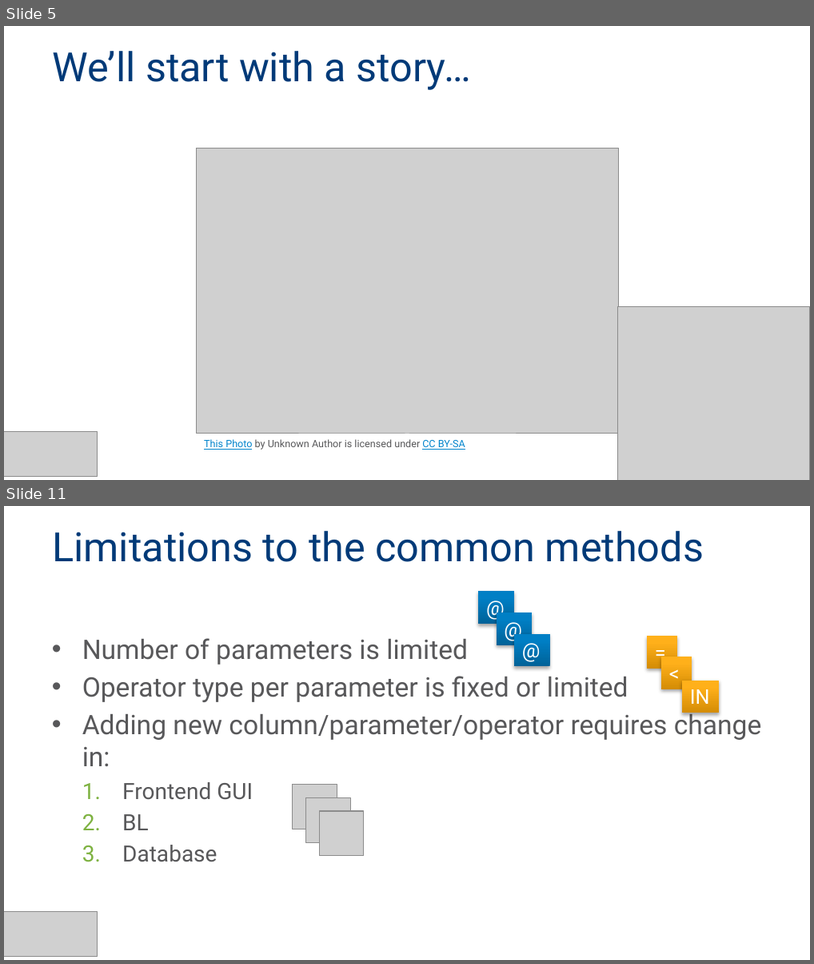
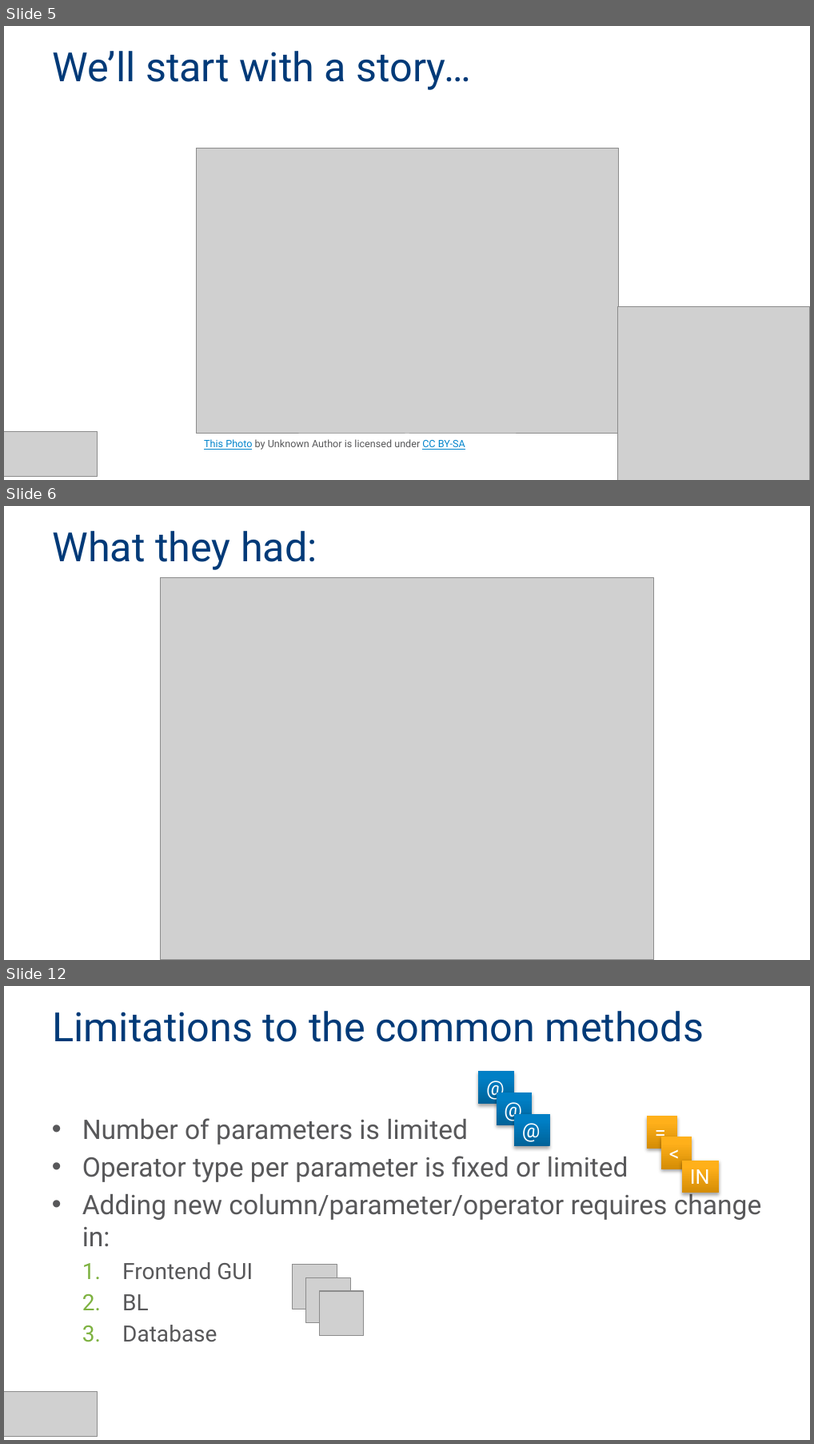
Before and after one commit to MadeiraData/DynamicFilters, a slide deck: DynamicFilters_Presentation_Eng.pptx. Shown one above the other, each under a label of ours: slides 5 and 11 before the commit, slides 5, 6 and 12 after it; the slides between them are not shown. The pictures are 814x964 and 814x1444 pixels, drawn with LibreOffice and Linux fonts; fonts in the diff are those of the drawing; grey boxes stand for pictures; background and template pictures are left out. Boxes give left, top, right and bottom in pixels: in the first picture for what was removed or moved away, otherwise in the second. Text is boxed around its words. In the diff, an @@ line names an element or a change of style, - is before the commit and + after.

```diff
--- a/DynamicFilters_Presentation_Eng.pptx
+++ b/DynamicFilters_Presentation_Eng.pptx
@@ slide 6 added at bbox=[4, 506, 810, 960], background #FFFFFF @@
@@ title added at bbox=[52, 531, 318, 570], 36 pt, text #003A78 @@
+What they had:
@@ picture added at bbox=[161, 578, 654, 960] @@
@@ what was slide 11 is now slide 12 @@
```
Also in this commit, not shown: 8 slides changed, 2 other slides added, 2 slides removed.
